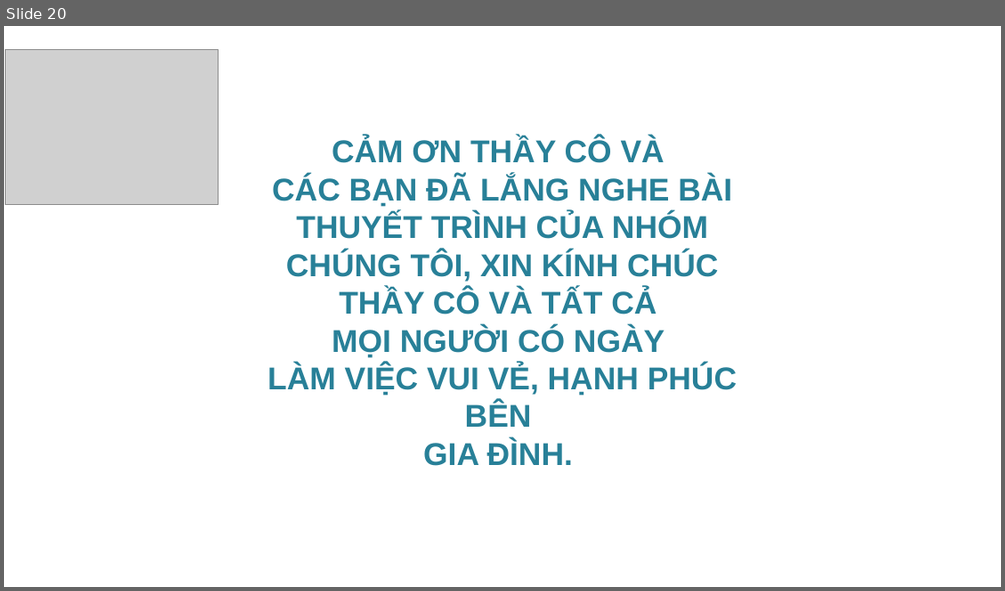
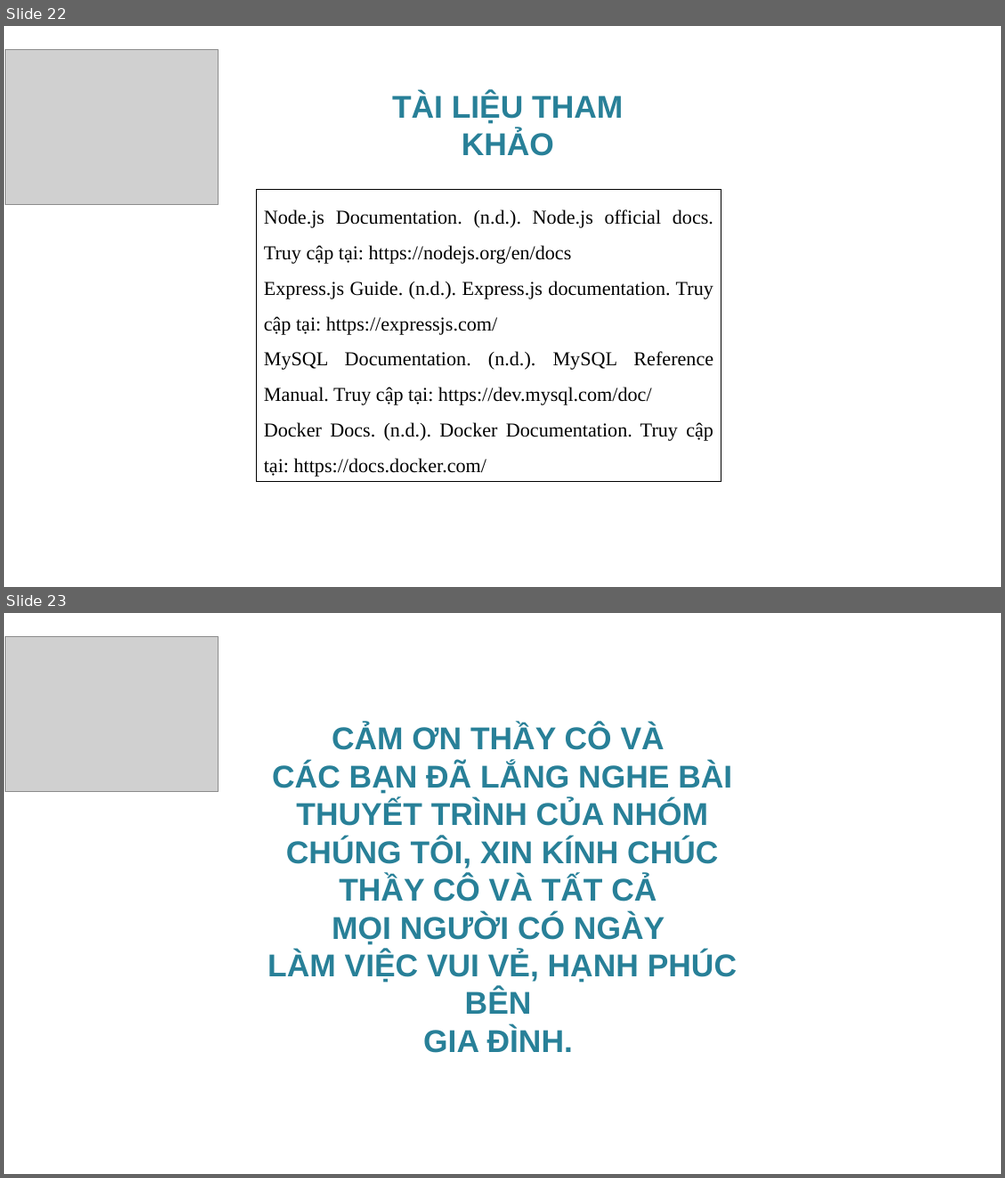
Before and after one commit to KyThuatTVU/DuAn-WebSiteNhaHang, a slide deck: BaoCaoKTM_NhomTripleCode/SlideBaoCaoKetThucMon_Nhom01.pptx. Shown one above the other, each under a label of ours: slide 20 before the commit, slides 22 and 23 after it. The pictures are 1005x591 and 1005x1178 pixels, drawn with LibreOffice and Linux fonts; fonts in the diff are those of the drawing; grey boxes stand for pictures; background and template pictures are left out. Boxes give left, top, right and bottom in pixels: in the first picture for what was removed or moved away, otherwise in the second. Text is boxed around its words. In the diff, an @@ line names an element or a change of style, - is before the commit and + after.

Commit message:
cập nhật Postman và Docker

```diff
--- a/BaoCaoKTM_NhomTripleCode/SlideBaoCaoKetThucMon_Nhom01.pptx
+++ b/BaoCaoKTM_NhomTripleCode/SlideBaoCaoKetThucMon_Nhom01.pptx
@@ slide 22 added at (4, 26, 1001, 587), background picture (left out) @@
@@ picture added at (6, 49, 218, 204) @@
@@ text added at (392, 93, 623, 156), 32 pt, text #288098, bold @@
+TÀI LIỆU THAM KHẢO
@@ rectangle added at (257, 189, 721, 481), outline #000000 0.75 pt, 20 pt, text #000000 @@
+Node.js Documentation. (n.d.). Node.js official docs. Truy cập tại: https://nodejs.org/en/docs
+Express.js Guide. (n.d.). Express.js documentation. Truy cập tại: https://expressjs.com/
+MySQL Documentation. (n.d.). MySQL Reference Manual. Truy cập tại: https://dev.mysql.com/doc/
+Docker Docs. (n.d.). Docker Documentation. Truy cập tại: https://docs.docker.com/
@@ what was slide 20 is now slide 23 @@
```
Also in this commit, not shown: 3 slides changed, 10 other slides added, 8 slides removed, 33 other files.
